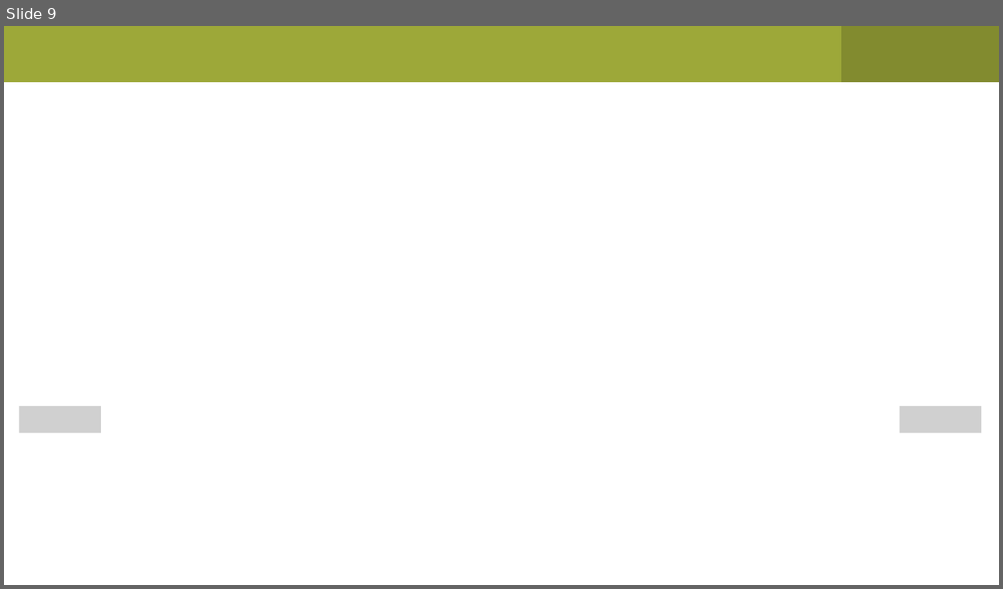
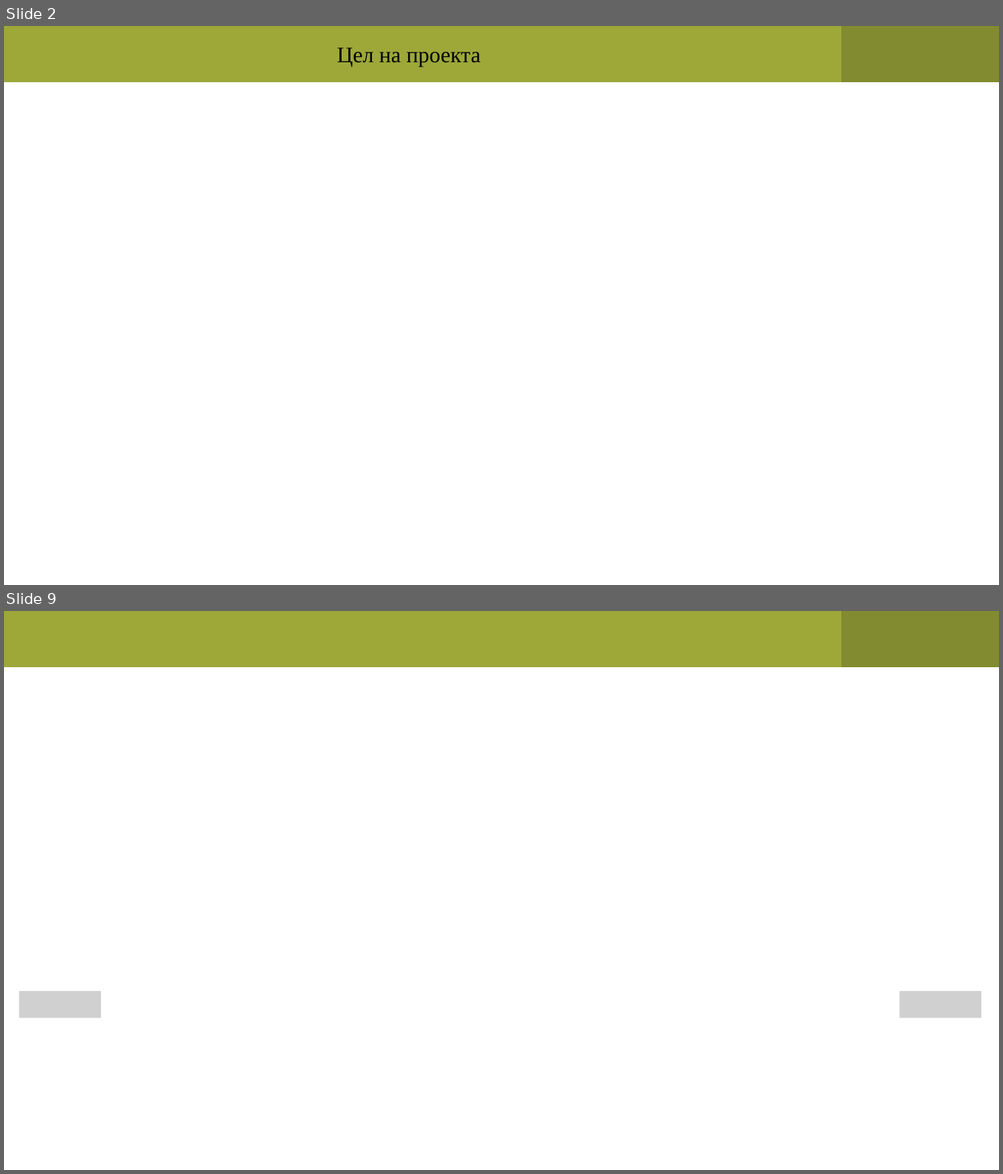
Before and after one commit to pgee-dzi2024/ThemePP_2602, a slide deck: DR/презентация.pptx. Shown one above the other, each under a label of ours: slide 9 before the commit, slides 2 and 9 after it; the slides between them are not shown. The pictures are 1003x589 and 1003x1174 pixels, drawn with LibreOffice and Linux fonts; fonts in the diff are those of the drawing; grey boxes stand for pictures. Boxes give left, top, right and bottom in pixels: in the first picture for what was removed or moved away, otherwise in the second. Text is boxed around its words. In the diff, an @@ line names an element or a change of style, - is before the commit and + after.

```diff
--- a/DR/презентация.pptx
+++ b/DR/презентация.pptx
@@ slide 2 added at box(4, 26, 999, 585), background #FFFFFF @@
@@ freeform shape added at box(4, 26, 899, 82), fill #9DA839 @@
@@ text added at box(337, 47, 481, 67), 32 pt, text #000000 @@
+Цел на проекта
@@ freeform shape added at box(841, 26, 999, 82), fill #828B2F @@
```
Also in this commit, not shown: 7 slides changed, 1 other slide added, 2 slides removed.
